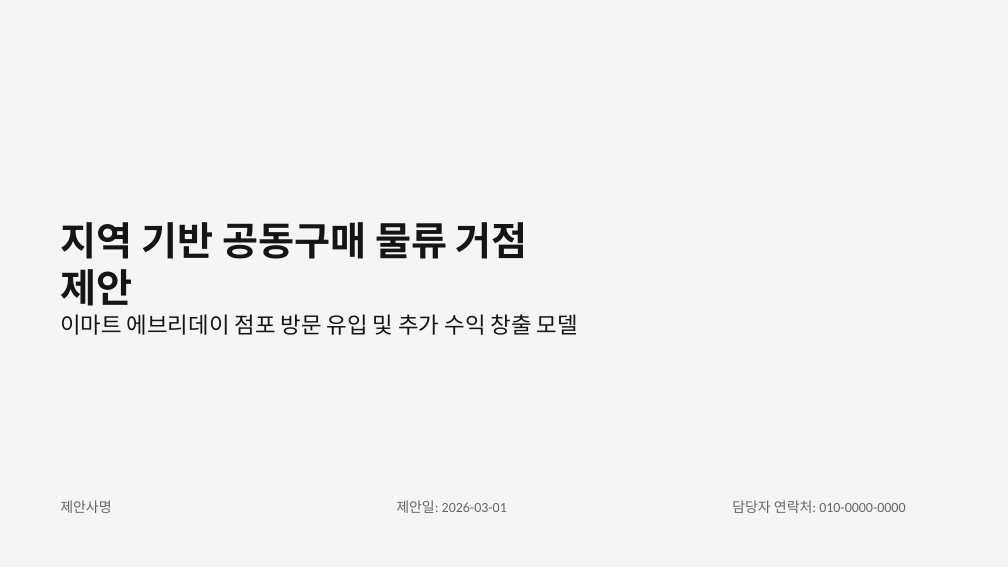
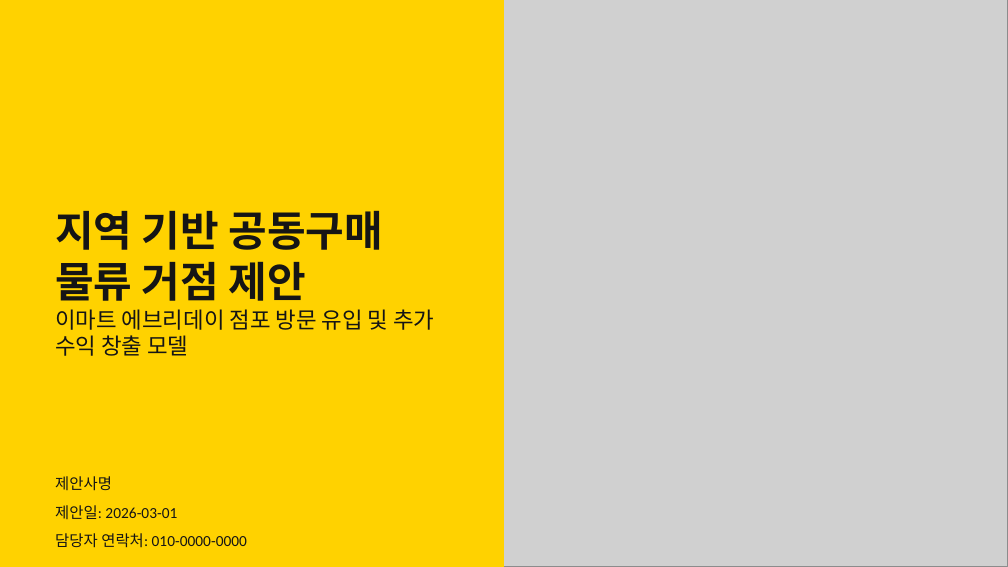
Before and after one commit to dhch777-maker/gagyebu, a slide deck: slide 1 of EMART/이마트에브리데이_사업제안서_v3_260301.pptx. Drawn at 1008x567 pixels with LibreOffice and Linux fonts; fonts in the diff are those of the drawing; grey boxes stand for pictures. Boxes give left, top, right and bottom in pixels: in the first picture for what was removed or moved away, otherwise in the second. Text is boxed around its words. In the diff, an @@ line names an element or a change of style, - is before the commit and + after.

```diff
--- a/EMART/이마트에브리데이_사업제안서_v3_260301.pptx
+++ b/EMART/이마트에브리데이_사업제안서_v3_260301.pptx
@@ rectangle added at [0,0,504,566], fill #FFD200 @@
@@ picture added at [504,0,1008,566] @@
@@ text "지역 기반 공동구매 물류 거점 ...": place and size @@
-text "지역 기반 공동구매 물류 거점 ..." at [60,222,578,335]
+text "지역 기반 공동구매 물류 거점 ..." at [55,210,434,356]
@@ text at [55,210,383,301]: size 28 to 30 pt in "지역 기반 공동구매 물류 거점 제안" @@
@@ text "제안사명": place and size @@
-text "제안사명" at [60,500,111,513]
+text "제안사명" at [55,476,112,491]
@@ text "제안일: 2026-03-01": place and size @@
-text "제안일: 2026-03-01" at [396,500,507,513]
+text "제안일: 2026-03-01" at [55,505,177,519]
@@ size 10 to 11 pt, text colour #666666 to #151515 in 3 elements at [55,476,112,491], [55,505,177,519], [55,533,247,548] @@
@@ text "담당자 연락처: 010-0000-0000": place and size @@
-text "담당자 연락처: 010-0000-0000" at [732,500,905,513]
+text "담당자 연락처: 010-0000-0000" at [55,533,247,548]
```
Also in this commit, not shown: 2 other files.
